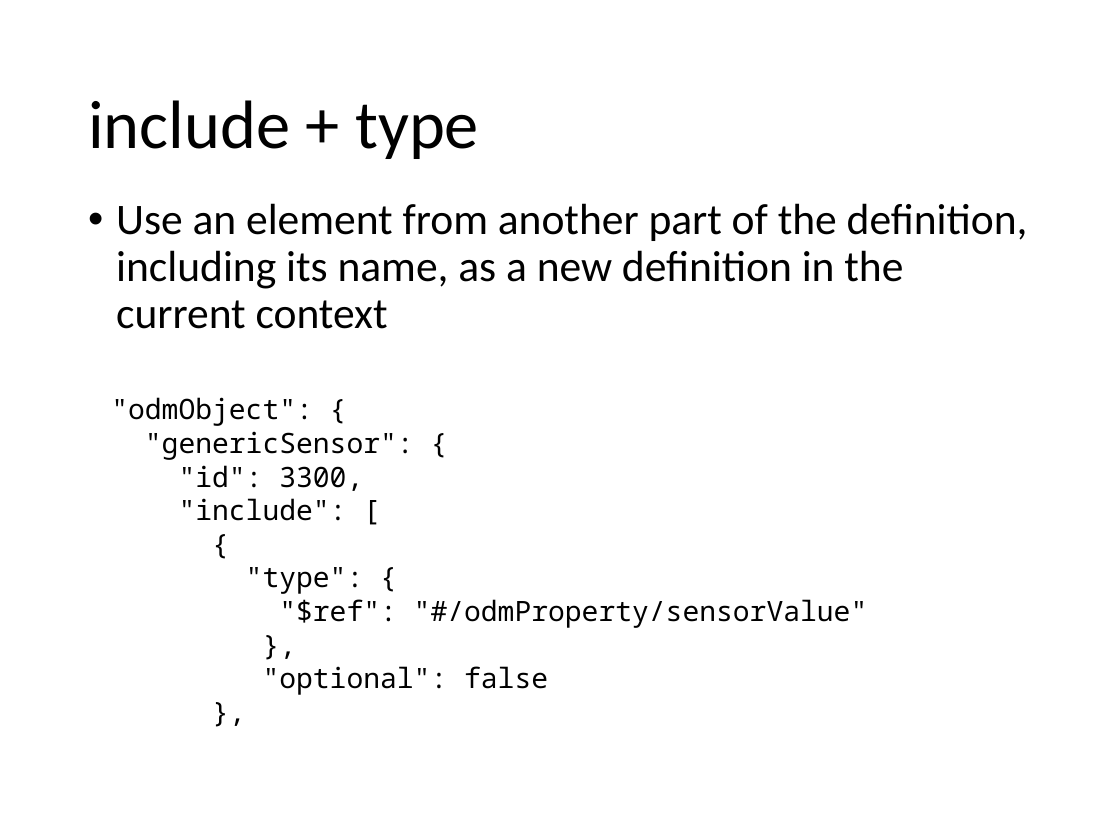
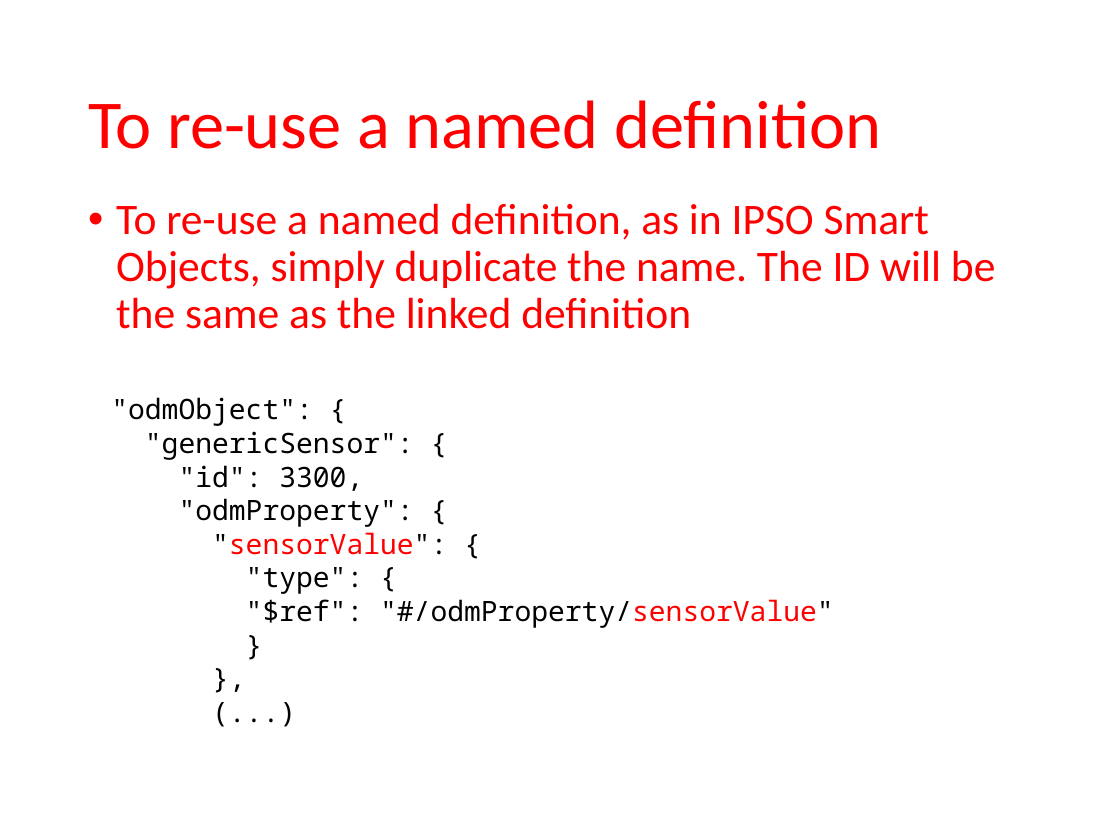
Before and after one commit to mjkoster/ODM-Examples, a slide deck: slide 11 of sdf-extensions.pptx (slide 13 before the commit). Drawn at 1120x840 pixels with LibreOffice and Linux fonts; fonts in the diff are those of the drawing. Boxes give left, top, right and bottom in pixels: in the first picture for what was removed or moved away, otherwise in the second. Text is boxed around its words. In the diff, an @@ line names an element or a change of style, - is before the commit and + after.

```diff
--- a/sdf-extensions.pptx
+++ b/sdf-extensions.pptx
@@ title at [88,100,881,149]: text changed; text colour #000000 to #FF0000 @@
-include + type
+To re-use a named definition
@@ text at [116,203,995,329]: text changed; text colour #000000 to #FF0000 @@
-• Use an element from another part of the definition, including its name, as a new definition in the current context
+• To re-use a named definition, as in IPSO Smart Objects, simply duplicate the name. The ID will be the same as the linked definition
@@ text at [111,397,834,628]: paragraph added @@
+}
@@ text at [179,498,447,555]: text changed @@
-"include": [
-{
+"odmProperty": {
+"sensorValue": {
@@ text at [246,599,834,628]: text colour #000000 to #FF0000 in ""#/odmProperty/sensorValue"" @@
@@ text at [263,666,548,695]: text changed @@
-"optional": false
-},
+(...)
```
Also in this commit, not shown: 4 other slides changed, 2 slides added, 2 other files.
